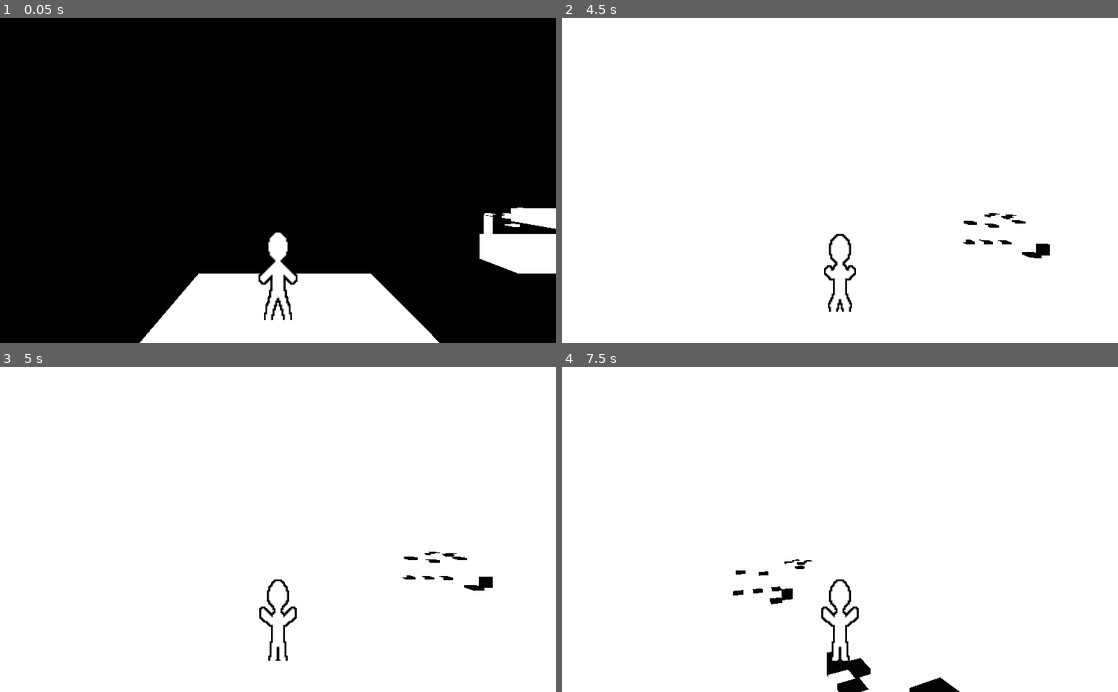
Above: before the commit, frames 1-4 (two rows, left to right).
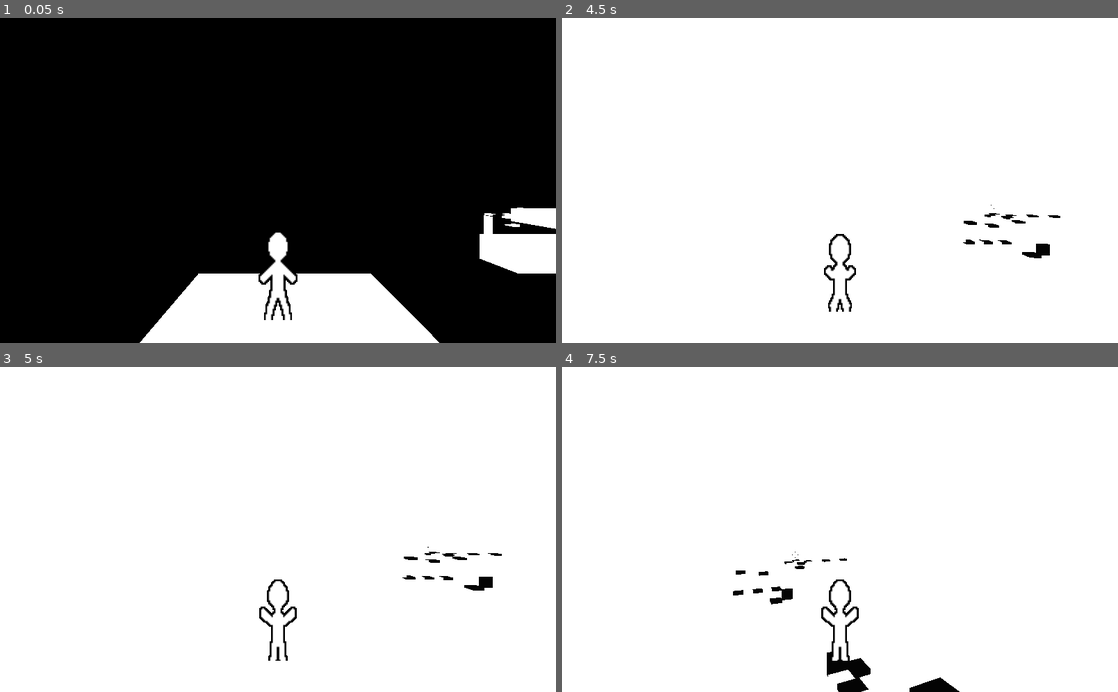
Above: after the commit, the same moments.

Repository: SGTADMAN/GGJ_2022
Game: Godot game, scene res://Main/Main.tscn
Two runs of this game, one before a commit and one after it. Both use one fixed random seed, a clock stepped at 60 frames per second and the inputs below.
Inputs (mouse positions are in pixels of both pictures, inside the frame that each line leads up to):
- Up to frame 1 (0.05 s): no input
- Up to frame 2 (4.5 s): tap Enter at 0.5 s; move the mouse to (867, 180) at 0.52 s; hold C (CAMERA) 0.53-1.28 s; hold W (MOVE_FORWARD) from 0.53 s (still down); tap Space (JUMP) at 0.77, 1.52, 3.02, 3.77 s; move the mouse to (812, 180) at 1.27 s; tap Shift (RUN) at 1.35 s; move the mouse to (851, 174) at 2.02 s; hold Right mouse button (ZOOM_IN) 2.03-2.78 s; move the mouse to (834, 187) at 2.77 s; tap C (CAMERA) at 2.85 s; move the mouse to (878, 183) at 3.52 s; hold Shift (RUN) 3.53-4.28 s; move the mouse to (795, 177) at 4.27 s; right-click (795, 177) at 4.35 s
- Up to frame 3 (5 s): keep holding W (MOVE_FORWARD); tap Space (JUMP) at 4.52 s
- Up to frame 4 (7.5 s): move the mouse to (845, 529) at 5.02 s; hold C (CAMERA) 5.03-5.78 s; move the mouse to (817, 523) at 5.77 s; release W (MOVE_FORWARD) at 5.78 s; hold D (MOVE_RIGHT) 5.78-6.53 s; tap Shift (RUN) at 5.85 s; tap Space (JUMP) at 6.02, 6.77, 7.25 s; move the mouse to (867, 529) at 6.52 s; hold Right mouse button (ZOOM_IN) 6.53-7.28 s; hold W (MOVE_FORWARD) from 6.53 s (still down); move the mouse to (812, 529) at 7.27 s; tap C (CAMERA) at 7.35 s

Frame 1 is identical in both runs. In frame 2, less than 0.1% of the frame differs, in the area x 77-90%, y 57-62%; in frame 3, less than 0.1%; in frame 4, less than 0.1%.

Commit message:
Added some UI stuff.

Diff:
--- /dev/null
+++ b/GGJ2022 Godot/Assets/NeutonFont.tres
@@ -0,0 +1,6 @@
+[gd_resource type="DynamicFont" load_steps=2 format=2]
+
+[ext_resource path="res://Assets/NeutonCursive-1onv.ttf" type="DynamicFontData" id=1]
+
+[resource]
+font_data = ExtResource( 1 )
--- /dev/null
+++ b/GGJ2022 Godot/Map/EndText.tscn
@@ -0,0 +1,24 @@
+[gd_scene format=2]
+
+[node name="EndText" type="Spatial"]
+transform = Transform( 10, 0, 0, 0, 10, 0, 0, 0, 10, 0, 4.07535, 0 )
+
+[node name="Viewport" type="Viewport" parent="."]
+size = Vector2( 200, 200 )
+
+[node name="GUI" type="Control" parent="Viewport"]
+margin_right = 40.0
+margin_bottom = 40.0
+
+[node name="Panel" type="Panel" parent="Viewport/GUI"]
+margin_right = 40.0
+margin_bottom = 40.0
+
+[node name="ByeLabel" type="RichTextLabel" parent="Viewport/GUI/Panel"]
+margin_right = 200.0
+margin_bottom = 200.0
+text = "Bye!"
+
+[node name="MeshInstance" type="MeshInstance" parent="."]
+
+[node name="Area" type="Area" parent="MeshInstance"]
--- a/GGJ2022 Godot/Map/Map.tscn
+++ b/GGJ2022 Godot/Map/Map.tscn
@@ -11,6 +11,18 @@
 [ext_resource path="res://Map/Area7.tscn" type="PackedScene" id=9]
 [ext_resource path="res://Map/Area8.tscn" type="PackedScene" id=10]
 [ext_resource path="res://Map/Area9.tscn" type="PackedScene" id=11]
+[ext_resource path="res://Assets/Button_S.png" type="Texture" id=12]
+[ext_resource path="res://Assets/Arrow.png" type="Texture" id=13]
+[ext_resource path="res://Assets/Button_A.png" type="Texture" id=14]
+[ext_resource path="res://Assets/Button_W.png" type="Texture" id=15]
+[ext_resource path="res://Assets/Button_D.png" type="Texture" id=16]
+[ext_resource path="res://Assets/NeutonFont.tres" type="DynamicFont" id=17]
+
+[sub_resource type="ViewportTexture" id=1]
+viewport_path = NodePath("Viewport")
+
+[sub_resource type="ViewportTexture" id=2]
+viewport_path = NodePath("TutorialUI/Viewport")
 
 [node name="Map" type="Node"]
 
@@ -18,7 +30,6 @@
 
 [node name="Area1" parent="." instance=ExtResource( 3 )]
 transform = Transform( 1, 0, 0, 0, 1, 0, 0, 0, 1, 3, 0, 0 )
-visible = false
 
 [node name="Area2" parent="." instance=ExtResource( 5 )]
 
@@ -42,3 +53,92 @@
 
 [node name="Wall1" parent="." instance=ExtResource( 1 )]
 transform = Transform( 0.25, 0, 0, 0, 1, 0, 0, 0, 1, 4.25, 1.25, -3 )
+
+[node name="EndText" type="Spatial" parent="."]
+
+[node name="Sprite3D" type="Sprite3D" parent="EndText"]
+transform = Transform( -4.37114e-08, 0, 1, 0, 1, 0, -1, 0, -4.37114e-08, -131, 10.573, 72.5 )
+flip_v = true
+texture = SubResource( 1 )
+
+[node name="Viewport" type="Viewport" parent="EndText"]
+size = Vector2( 28, 25 )
+transparent_bg = true
+
+[node name="RichTextLabel" type="RichTextLabel" parent="EndText/Viewport"]
+margin_right = 40.0
+margin_bottom = 40.0
+custom_colors/default_color = Color( 0, 0, 0, 1 )
+custom_fonts/normal_font = ExtResource( 17 )
+text = "Bye!"
+
+[node name="TutorialUI" type="Spatial" parent="."]
+
+[node name="Sprite3D" type="Sprite3D" parent="TutorialUI"]
+transform = Transform( 1, 0, 0, 0, 1, 0, 0, 0, 1, -2.94134, 1.68836, -4.68529 )
+flip_v = true
+texture = SubResource( 2 )
+
+[node name="Viewport" type="Viewport" parent="TutorialUI"]
+size = Vector2( 200, 200 )
+transparent_bg = true
+
+[node name="ButtonW" type="TextureRect" parent="TutorialUI/Viewport"]
+margin_left = 90.0
+margin_right = 130.0
+margin_bottom = 40.0
+texture = ExtResource( 15 )
+
+[node name="ButtonS" type="TextureRect" parent="TutorialUI/Viewport"]
+margin_left = 90.0
+margin_top = 165.0
+margin_right = 130.0
+margin_bottom = 205.0
+texture = ExtResource( 12 )
+
+[node name="ButtonA" type="TextureRect" parent="TutorialUI/Viewport"]
+margin_top = 90.0
+margin_right = 40.0
+margin_bottom = 130.0
+texture = ExtResource( 14 )
+
+[node name="ButtonD" type="TextureRect" parent="TutorialUI/Viewport"]
+margin_left = 165.0
+margin_top = 90.0
+margin_right = 205.0
+margin_bottom = 130.0
+texture = ExtResource( 16 )
+
+[node name="Arrow" type="TextureRect" parent="TutorialUI/Viewport"]
+margin_left = 100.0
+margin_top = 45.0
+margin_right = 132.0
+margin_bottom = 109.0
+rect_scale = Vector2( 0.5, 0.5 )
+texture = ExtResource( 13 )
+
+[node name="Arrow4" type="TextureRect" parent="TutorialUI/Viewport"]
+margin_left = 100.0
+margin_top = 140.0
+margin_right = 132.0
+margin_bottom = 204.0
+rect_scale = Vector2( 0.5, -0.5 )
+texture = ExtResource( 13 )
+
+[node name="Arrow2" type="TextureRect" parent="TutorialUI/Viewport"]
+margin_left = 40.0
+margin_top = 90.0
+margin_right = 72.0
+margin_bottom = 154.0
+rect_rotation = 90.0
+rect_scale = Vector2( 0.5, -0.5 )
+texture = ExtResource( 13 )
+
+[node name="Arrow3" type="TextureRect" parent="TutorialUI/Viewport"]
+margin_left = 160.0
+margin_top = 90.0
+margin_right = 192.0
+margin_bottom = 154.0
+rect_rotation = 90.0
+rect_scale = Vector2( 0.5, 0.5 )
+texture = ExtResource( 13 )
Binary file added: GGJ2022 Godot/Assets/Arrow.png
Not shown, added: GGJ2022 Godot/Assets/Arrow.png.import
Binary file added: GGJ2022 Godot/Assets/Button.png
Not shown, added: GGJ2022 Godot/Assets/Button.png.import
Binary file added: GGJ2022 Godot/Assets/Button_A.png
Not shown, added: GGJ2022 Godot/Assets/Button_A.png.import
Binary file added: GGJ2022 Godot/Assets/Button_D.png
Not shown, added: GGJ2022 Godot/Assets/Button_D.png.import
Binary file added: GGJ2022 Godot/Assets/Button_S.png
Not shown, added: GGJ2022 Godot/Assets/Button_S.png.import
Binary file added: GGJ2022 Godot/Assets/Button_W.png
Not shown, added: GGJ2022 Godot/Assets/Button_W.png.import
(and 2 more such lines)
